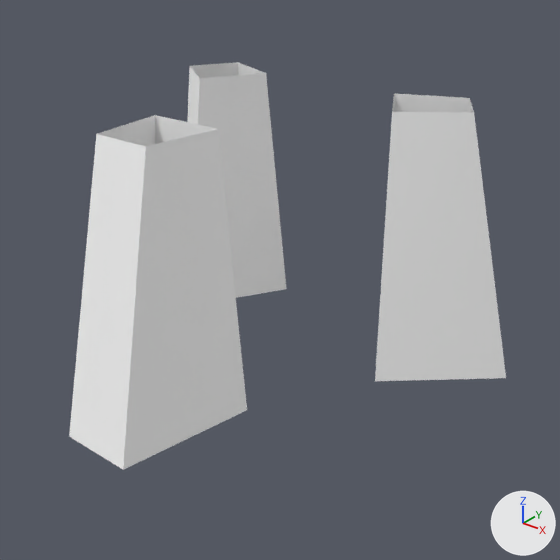
Renders of the OBJ model Assets/Art/Nova1492/GXConverted/Models/UnitParts/Accessories/datan_common_acptwr_c5b25857.obj from each side of a commit.
Rendered twice from a 50 mm camera at (1.36, -1.662, 1.366) aimed at (0.072, -0.052, 0.367). The lights are fixed; the arrows at lower right show +X, +Y and +Z. The older version comes first. Where no turn or scale is listed for an object, it has been applied to the vertices.

Objects in the first picture: 'datan_common_acptwr_c5b25857'.
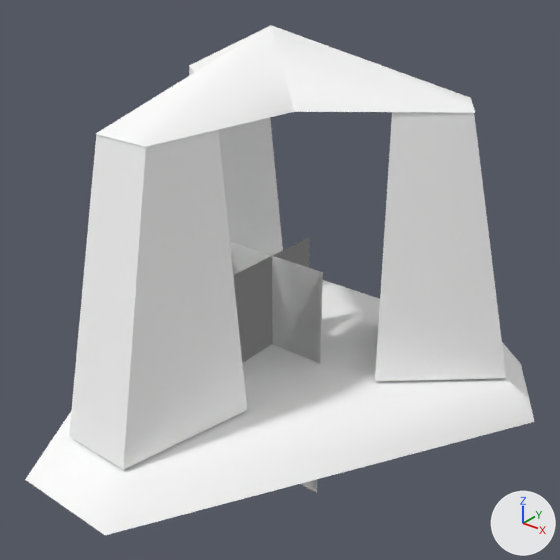
Changed parts and their boxes [x1, y1, x2, y2] in the pictures (560 x 560 px):
```json
{"object": "datan_common_acptwr_c5b25857_mesh00", "change": "added", "after": [25, 25, 535, 535]}
{"object": "datan_common_acptwr_c5b25857_mesh04", "change": "added", "after": [230, 237, 323, 493]}
{"object": "datan_common_acptwr_c5b25857_mesh03", "change": "added", "after": [230, 238, 320, 491]}
{"object": "datan_common_acptwr_c5b25857_mesh02", "change": "added", "after": [231, 239, 322, 492]}
```

Edits to the scene script, one JSON object a line:
```json
{"op": "add", "block": "me_datan_common_acptwr_c5b25857_mesh04", "code": ["me_datan_common_acptwr_c5b25857_mesh04 = bpy.data.meshes.new('datan_common_acptwr_c5b25857_mesh04')", "me_datan_common_acptwr_c5b25857_mesh04.from_pydata([(-0.189, 0.0, 0.407), (-0.189, 0.0, -0.407), (0.189, 0.0, 0.407), (0.189, 0.0, -0.407), (0.0, -0.189, 0.407), (0.0, -0.189, -0.407), (0.0, 0.189, 0.407), (0.0, 0.189, -0.407)], [], [(0, 1, 2), (3, 2, 1), (2, 3, 0), (1, 0, 3), (4, 5, 6), (7, 6, 5), (6, 7, 4), (5, 4, 7)])", "me_datan_common_acptwr_c5b25857_mesh04.materials.append(mat_datan_common_acptwr_c5b25857)  # its picture is missing"]}
{"op": "add", "block": "me_datan_common_acptwr_c5b25857_mesh03", "code": ["me_datan_common_acptwr_c5b25857_mesh03 = bpy.data.meshes.new('datan_common_acptwr_c5b25857_mesh03')", "me_datan_common_acptwr_c5b25857_mesh03.from_pydata([(-0.179, 0.0, 0.407), (-0.179, 0.0, -0.407), (0.179, 0.0, 0.407), (0.179, 0.0, -0.407), (0.0, -0.179, 0.407), (0.0, -0.179, -0.407), (0.0, 0.179, 0.407), (0.0, 0.179, -0.407)], [], [(0, 1, 2), (3, 2, 1), (2, 3, 0), (1, 0, 3), (4, 5, 6), (7, 6, 5), (6, 7, 4), (5, 4, 7)])", "me_datan_common_acptwr_c5b25857_mesh03.materials.append(mat_datan_common_acptwr_c5b25857)  # its picture is missing"]}
{"op": "add", "block": "me_datan_common_acptwr_c5b25857_mesh02", "code": ["me_datan_common_acptwr_c5b25857_mesh02 = bpy.data.meshes.new('datan_common_acptwr_c5b25857_mesh02')", "me_datan_common_acptwr_c5b25857_mesh02.from_pydata([(-0.185, 0.0, 0.407), (-0.185, 0.0, -0.407), (0.185, 0.0, 0.407), (0.185, 0.0, -0.407), (0.0, -0.185, 0.407), (0.0, -0.185, -0.407), (0.0, 0.185, 0.407), (0.0, 0.185, -0.407)], [], [(0, 1, 2), (3, 2, 1), (2, 3, 0), (1, 0, 3), (4, 5, 6), (7, 6, 5), (6, 7, 4), (5, 4, 7)])", "me_datan_common_acptwr_c5b25857_mesh02.materials.append(mat_datan_common_acptwr_c5b25857)  # its picture is missing"]}
{"op": "add", "block": "me_datan_common_acptwr_c5b25857_mesh00", "code": ["me_datan_common_acptwr_c5b25857_mesh00 = bpy.data.meshes.new('datan_common_acptwr_c5b25857_mesh00')", "me_datan_common_acptwr_c5b25857_mesh00.from_pydata(...)  # 23 vertices, 27 faces; spans x -0.8..0.78, y -0.82..0.54, z 0.0..1.08", "me_datan_common_acptwr_c5b25857_mesh00.materials.append(mat_datan_common_acptwr_c5b25857)  # its picture is missing"]}
{"op": "add", "block": "ob_datan_common_acptwr_c5b25857_mesh04", "code": ["ob_datan_common_acptwr_c5b25857_mesh04 = bpy.data.objects.new('datan_common_acptwr_c5b25857_mesh04', me_datan_common_acptwr_c5b25857_mesh04)", "ob_datan_common_acptwr_c5b25857_mesh04.location = (0.0, 0.0, 0.0)"]}
{"op": "add", "block": "ob_datan_common_acptwr_c5b25857_mesh03", "code": ["ob_datan_common_acptwr_c5b25857_mesh03 = bpy.data.objects.new('datan_common_acptwr_c5b25857_mesh03', me_datan_common_acptwr_c5b25857_mesh03)", "ob_datan_common_acptwr_c5b25857_mesh03.location = (0.0, 0.0, 0.0)"]}
{"op": "add", "block": "ob_datan_common_acptwr_c5b25857_mesh02", "code": ["ob_datan_common_acptwr_c5b25857_mesh02 = bpy.data.objects.new('datan_common_acptwr_c5b25857_mesh02', me_datan_common_acptwr_c5b25857_mesh02)", "ob_datan_common_acptwr_c5b25857_mesh02.location = (0.0, 0.0, 0.0)"]}
{"op": "add", "block": "ob_datan_common_acptwr_c5b25857_mesh00", "code": ["ob_datan_common_acptwr_c5b25857_mesh00 = bpy.data.objects.new('datan_common_acptwr_c5b25857_mesh00', me_datan_common_acptwr_c5b25857_mesh00)", "ob_datan_common_acptwr_c5b25857_mesh00.location = (0.0, 0.0, 0.0)"]}
```
